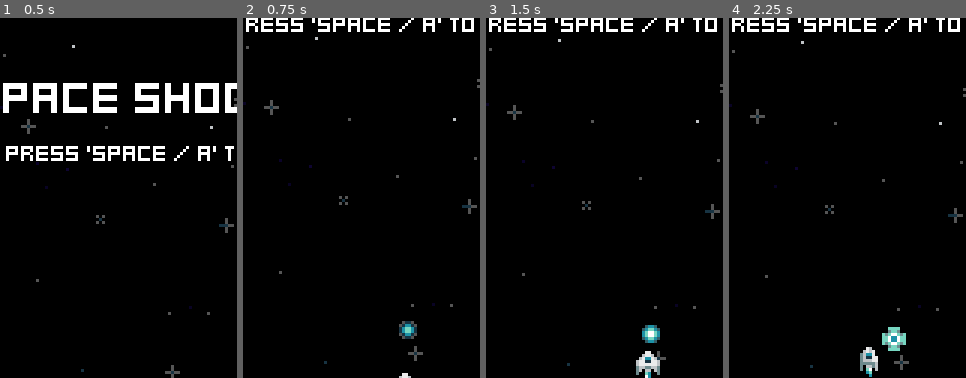
Above: before the commit, frames 1-4 (left to right).
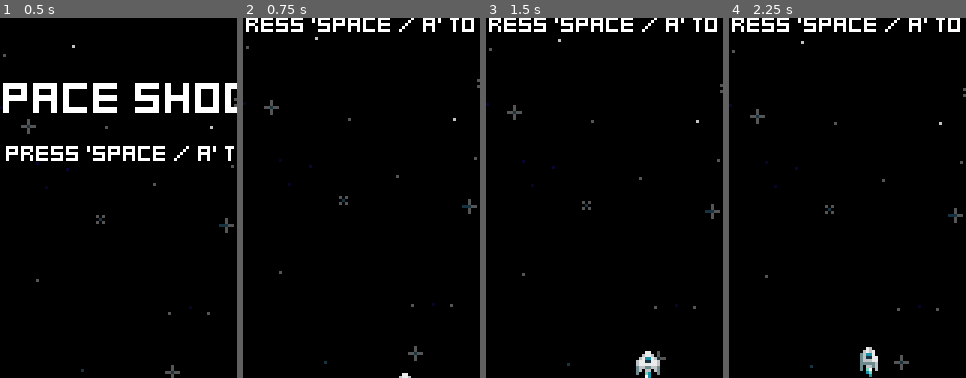
Above: after the commit, the same moments.

Repository: jacristi/godot-space-shooter
Game: Godot game, scene res://ui/menu.tscn
The game is run twice, just before and just after one commit, with the same random seed, the same clock (stepped at 60 frames per second) and the same inputs.
Inputs:
- Up to frame 1 (0.5 s): no input
- Up to frame 2 (0.75 s): tap Space (fire) at 0.5, 0.6 s; hold W (move_up) from 0.53 s (still down)
- Up to frame 3 (1.5 s): keep holding W (move_up); tap Space (fire) at 1.25, 1.35 s
- Up to frame 4 (2.25 s): tap Space (fire) at 2, 2.1 s; release W (move_up) at 2.03 s; hold A (move_left) from 2.03 s (still down)
The pictures show only the part of the screen within x 16-66%, y 36-86%; the shares and areas given below are measured in that part.

Frame 1 is identical in both runs. In frame 2, 0.3% of the frame differs, in the area x 65-74%, y 84-90%; in frame 3, 0.3%; in frame 4, 0.5%, in the area x 64-75%, y 85-93%.

Commit message:
feat: update to godot 4.3

Diff:
--- a/project.godot
+++ b/project.godot
@@ -12,7 +12,7 @@
 
 config/name="Space Shooter"
 run/main_scene="res://ui/menu.tscn"
-config/features=PackedStringArray("4.2", "GL Compatibility")
+config/features=PackedStringArray("4.3", "GL Compatibility")
 config/icon="res://icon.svg"
 
 [autoload]
@@ -32,51 +32,51 @@
 
 move_left={
 "deadzone": 0.5,
-"events": [Object(InputEventKey,"resource_local_to_scene":fa …(171 unchanged characters)… keycode":65,"key_label":0,"unicode":97,"echo":false,"script":null)
-, Object(InputEventKey,"resource_local_to_scene":false,"reso …(166 unchanged characters)… ode":4194319,"key_label":0,"unicode":0,"echo":false,"script":null)
+"events": [Object(InputEventKey,"resource_local_to_scene":fa …(171 unchanged characters)… keycode":65,"key_label":0,"unicode":97,"location":0,"echo":false,"script":null)
+, Object(InputEventKey,"resource_local_to_scene":false,"reso …(166 unchanged characters)… ode":4194319,"key_label":0,"unicode":0,"location":0,"echo":false,"script":null)
 , Object(InputEventJoypadButton,"resource_local_to_scene":false,"resource_name":"","device":-1,"button_index":13,"pressure":0.0,"pressed":true,"script":null)
 , Object(InputEventJoypadMotion,"resource_local_to_scene":false,"resource_name":"","device":-1,"axis":0,"axis_value":-1.0,"script":null)
 ]
 }
 move_right={
 "deadzone": 0.5,
-"events": [Object(InputEventKey,"resource_local_to_scene":fa …(172 unchanged characters)… eycode":68,"key_label":0,"unicode":100,"echo":false,"script":null)
-, Object(InputEventKey,"resource_local_to_scene":false,"reso …(166 unchanged characters)… ode":4194321,"key_label":0,"unicode":0,"echo":false,"script":null)
+"events": [Object(InputEventKey,"resource_local_to_scene":fa …(172 unchanged characters)… eycode":68,"key_label":0,"unicode":100,"location":0,"echo":false,"script":null)
+, Object(InputEventKey,"resource_local_to_scene":false,"reso …(166 unchanged characters)… ode":4194321,"key_label":0,"unicode":0,"location":0,"echo":false,"script":null)
 , Object(InputEventJoypadButton,"resource_local_to_scene":false,"resource_name":"","device":-1,"button_index":14,"pressure":0.0,"pressed":true,"script":null)
 , Object(InputEventJoypadMotion,"resource_local_to_scene":false,"resource_name":"","device":-1,"axis":0,"axis_value":1.0,"script":null)
 ]
 }
 move_up={
 "deadzone": 0.5,
-"events": [Object(InputEventKey,"resource_local_to_scene":fa …(172 unchanged characters)… eycode":87,"key_label":0,"unicode":119,"echo":false,"script":null)
-, Object(InputEventKey,"resource_local_to_scene":false,"reso …(166 unchanged characters)… ode":4194320,"key_label":0,"unicode":0,"echo":false,"script":null)
+"events": [Object(InputEventKey,"resource_local_to_scene":fa …(172 unchanged characters)… eycode":87,"key_label":0,"unicode":119,"location":0,"echo":false,"script":null)
+, Object(InputEventKey,"resource_local_to_scene":false,"reso …(166 unchanged characters)… ode":4194320,"key_label":0,"unicode":0,"location":0,"echo":false,"script":null)
 , Object(InputEventJoypadButton,"resource_local_to_scene":false,"resource_name":"","device":-1,"button_index":11,"pressure":0.0,"pressed":true,"script":null)
 , Object(InputEventJoypadMotion,"resource_local_to_scene":false,"resource_name":"","device":-1,"axis":1,"axis_value":-1.0,"script":null)
 ]
 }
 move_down={
 "deadzone": 0.5,
-"events": [Object(InputEventKey,"resource_local_to_scene":fa …(172 unchanged characters)… eycode":83,"key_label":0,"unicode":115,"echo":false,"script":null)
-, Object(InputEventKey,"resource_local_to_scene":false,"reso …(166 unchanged characters)… ode":4194322,"key_label":0,"unicode":0,"echo":false,"script":null)
+"events": [Object(InputEventKey,"resource_local_to_scene":fa …(172 unchanged characters)… eycode":83,"key_label":0,"unicode":115,"location":0,"echo":false,"script":null)
+, Object(InputEventKey,"resource_local_to_scene":false,"reso …(166 unchanged characters)… ode":4194322,"key_label":0,"unicode":0,"location":0,"echo":false,"script":null)
 , Object(InputEventJoypadButton,"resource_local_to_scene":false,"resource_name":"","device":-1,"button_index":12,"pressure":0.0,"pressed":true,"script":null)
 , Object(InputEventJoypadMotion,"resource_local_to_scene":false,"resource_name":"","device":-1,"axis":1,"axis_value":1.0,"script":null)
 ]
 }
 fire={
 "deadzone": 0.5,
-"events": [Object(InputEventKey,"resource_local_to_scene":fa …(171 unchanged characters)… keycode":32,"key_label":0,"unicode":32,"echo":false,"script":null)
-, Object(InputEventKey,"resource_local_to_scene":false,"reso …(163 unchanged characters)… eycode":74,"key_label":0,"unicode":106,"echo":false,"script":null)
+"events": [Object(InputEventKey,"resource_local_to_scene":fa …(171 unchanged characters)… keycode":32,"key_label":0,"unicode":32,"location":0,"echo":false,"script":null)
+, Object(InputEventKey,"resource_local_to_scene":false,"reso …(163 unchanged characters)… eycode":74,"key_label":0,"unicode":106,"location":0,"echo":false,"script":null)
 , Object(InputEventJoypadButton,"resource_local_to_scene":false,"resource_name":"","device":-1,"button_index":0,"pressure":0.0,"pressed":true,"script":null)
 ]
 }
 mute_music={
 "deadzone": 0.5,
-"events": [Object(InputEventKey,"resource_local_to_scene":fa …(172 unchanged characters)… eycode":77,"key_label":0,"unicode":109,"echo":false,"script":null)
+"events": [Object(InputEventKey,"resource_local_to_scene":fa …(172 unchanged characters)… eycode":77,"key_label":0,"unicode":109,"location":0,"echo":false,"script":null)
 ]
 }
 mute_sound={
 "deadzone": 0.5,
-"events": [Object(InputEventKey,"resource_local_to_scene":fa …(172 unchanged characters)… eycode":78,"key_label":0,"unicode":110,"echo":false,"script":null)
+"events": [Object(InputEventKey,"resource_local_to_scene":fa …(172 unchanged characters)… eycode":78,"key_label":0,"unicode":110,"location":0,"echo":false,"script":null)
 ]
 }
 
--- a/scenes/game.tscn
+++ b/scenes/game.tscn
@@ -8,7 +8,6 @@
 [ext_resource type="PackedScene" uid="uid://di2ph76flv6jj" path="res://pickups/pickup_generator.tscn" id="5_824rs"]
 [ext_resource type="LabelSettings" uid="uid://cjof1qwn8asa1" path="res://fonts/default_label_settings.tres" id="5_tlyl2"]
 [ext_resource type="PackedScene" uid="uid://3etvr5r3lq15" path="res://ui/pause_menu.tscn" id="7_of8lj"]
-[ext_resource type="PackedScene" uid="uid://bn37hg8rvt4in" path="res://pickups/blue_pickup.tscn" id="9_5mtqv"]
 
 [node name="Game" type="Node2D"]
 script = ExtResource("1_1juuu")
@@ -36,7 +35,3 @@
 offset_top = 77.0
 offset_right = 81.0
 offset_bottom = 77.0
-
-[node name="BluePickup" parent="." instance=ExtResource("9_5mtqv")]
-position = Vector2(81, 190)
-pickup_score = 2000
Not shown: 1 places in scenes/game.tscn that only renumber resources
